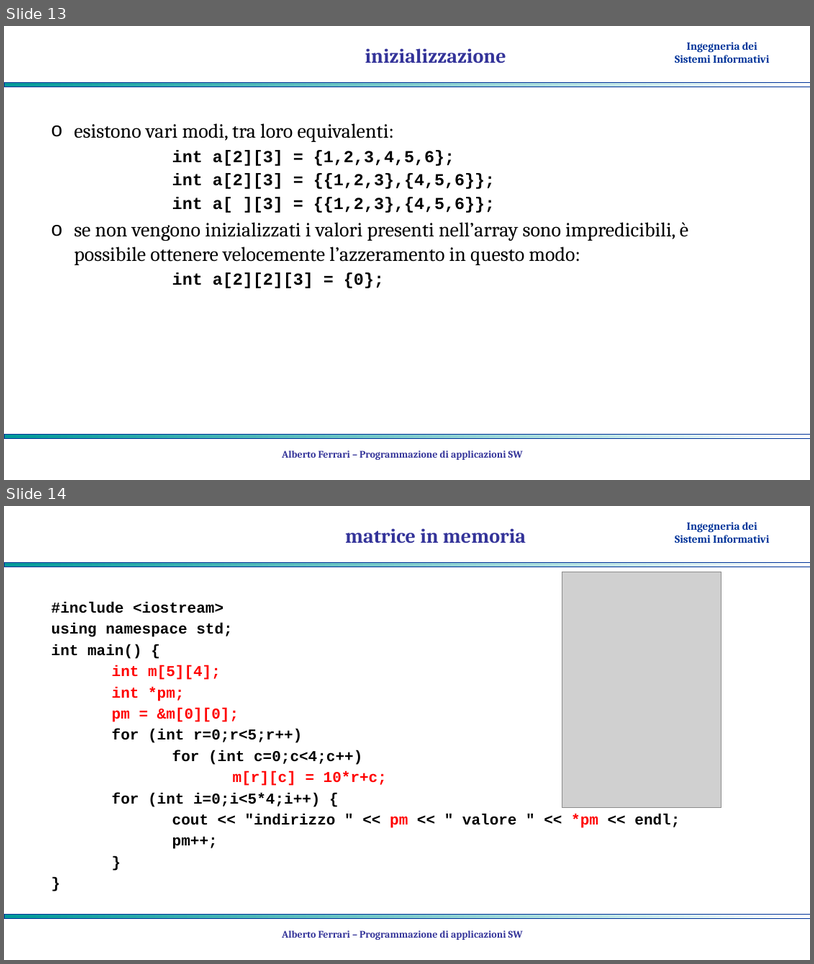
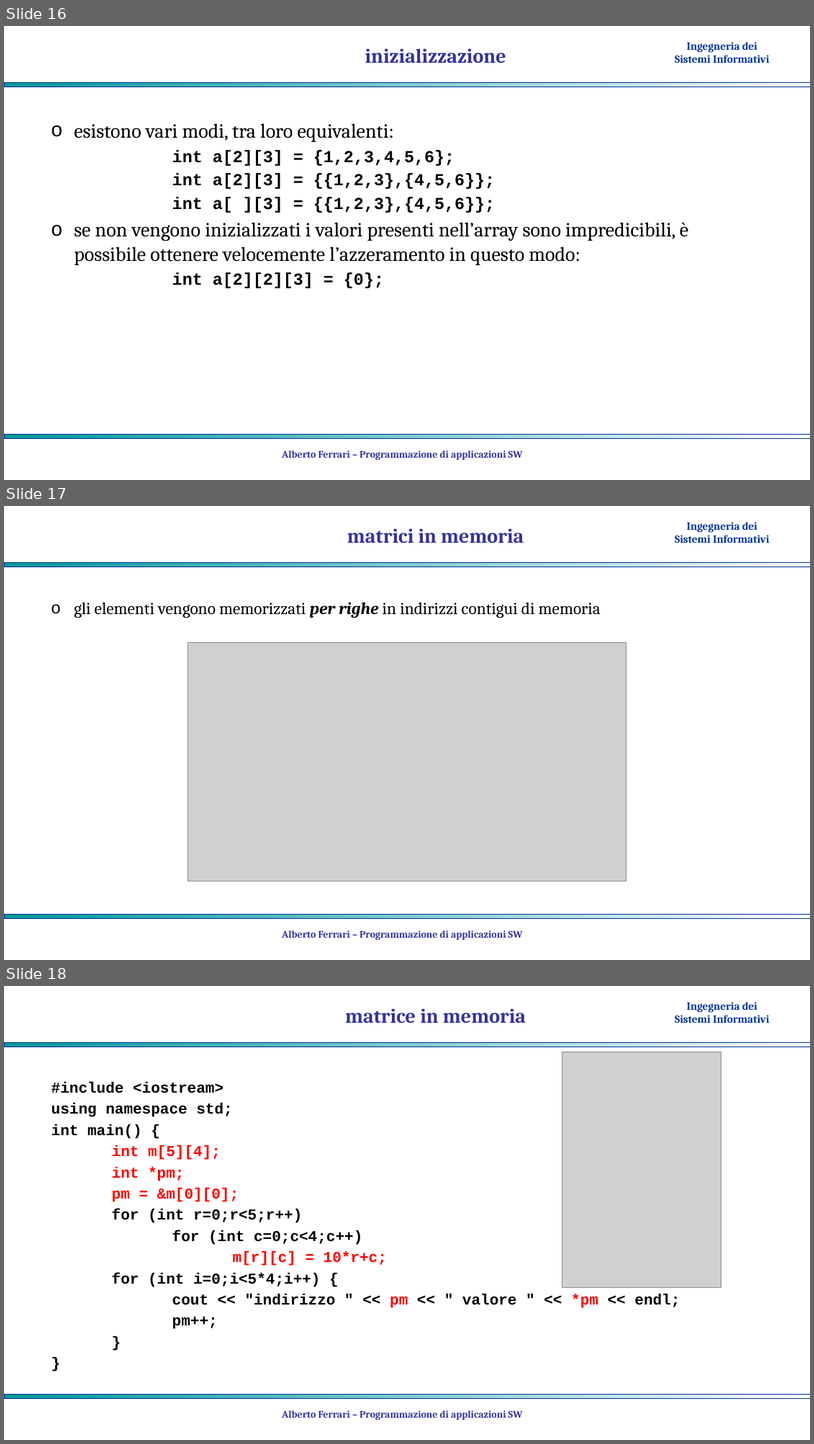
Before and after one commit to albertoferrari/pasw, a slide deck: lezioni/PASW03e - C++ dati strutturati.pptx. Shown one above the other, each under a label of ours: slides 13 and 14 before the commit, slides 16, 17 and 18 after it. The pictures are 814x964 and 814x1444 pixels, drawn with LibreOffice and Linux fonts; fonts in the diff are those of the drawing; grey boxes stand for pictures; background and template pictures are left out. Boxes give left, top, right and bottom in pixels: in the first picture for what was removed or moved away, otherwise in the second. Text is boxed around its words. In the diff, an @@ line names an element or a change of style, - is before the commit and + after.

```diff
--- a/lezioni/PASW03e - C++ dati strutturati.pptx
+++ b/lezioni/PASW03e - C++ dati strutturati.pptx
@@ slide 17 added at (x1=4, y1=506, x2=810, y2=960), background #FFFFFF; not listed: 3 template elements that a slide beside it also shows @@
@@ title added at (x1=347, y1=528, x2=524, y2=543), 24 pt, text #333399, bold @@
+matrici in memoria
@@ text added at (x1=74, y1=602, x2=601, y2=618), 20 pt, text #000000 @@
+o gli elementi vengono memorizzati per righe in indirizzi contigui di memoria
@@ picture added at (x1=188, y1=642, x2=627, y2=881) @@
@@ text added at (x1=282, y1=930, x2=523, y2=939), 12 pt, text #333399, bold @@
+Alberto Ferrari – Programmazione di applicazioni SW
@@ what was slide 13 is now slide 16 @@
@@ what was slide 14 is now slide 18 @@
```
Also in this commit, not shown: 7 slides changed, 7 other slides added, 3 other files.
